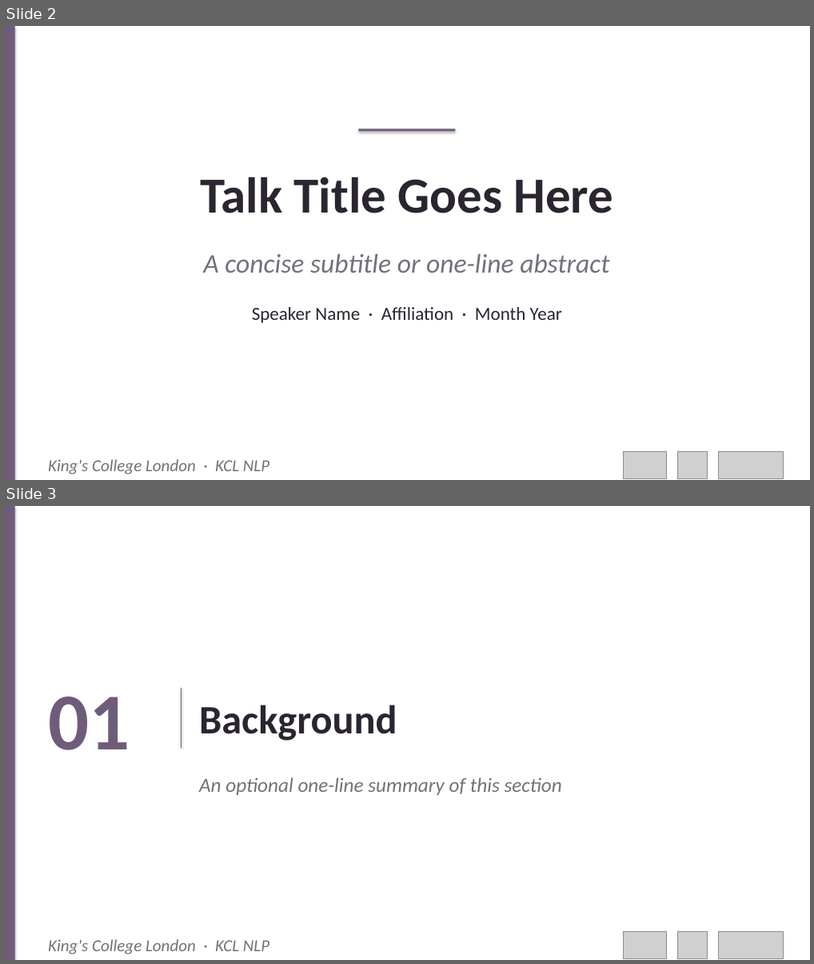
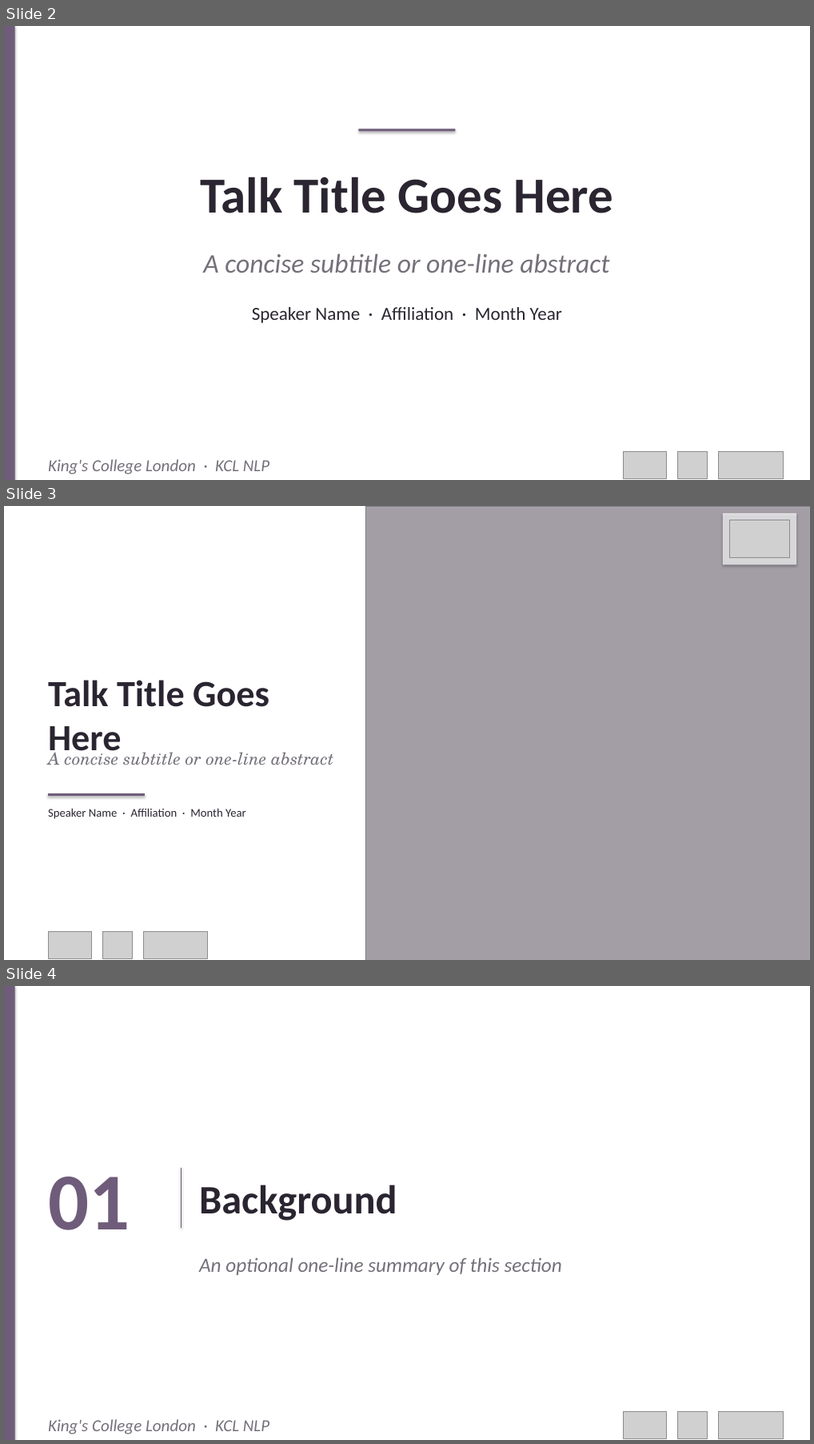
Before and after one commit to preordinary/KCLNLP_SlidesTemplate, a slide deck: templates/deep_plum/KCLNLP_DeepPlum.potx. Shown one above the other, each under a label of ours: slides 2 and 3 before the commit, slides 2, 3 and 4 after it. The pictures are 814x964 and 814x1444 pixels, drawn with LibreOffice and Linux fonts; fonts in the diff are those of the drawing; grey boxes stand for pictures. Boxes give left, top, right and bottom in pixels: in the first picture for what was removed or moved away, otherwise in the second. Text is boxed around its words. In the diff, an @@ line names an element or a change of style, - is before the commit and + after.

```diff
--- a/templates/deep_plum/KCLNLP_DeepPlum.potx
+++ b/templates/deep_plum/KCLNLP_DeepPlum.potx
@@ slide 3 added at [4, 506, 810, 960], background #FFFFFF @@
@@ picture added at [366, 506, 810, 960] @@
@@ rectangle added at [366, 506, 810, 960], fill #6F5C7A at 30% opacity @@
@@ rectangle added at [723, 513, 797, 564], fill #FFFFFF at 70% opacity @@
@@ picture added at [730, 520, 790, 558] @@
@@ text added at [48, 680, 270, 760], 44 pt, text #2A2530, bold @@
+Talk Title Goes Here
@@ text added at [48, 748, 334, 764], 20 pt, text #75707A, italic @@
+A concise subtitle or one-line abstract
@@ rectangle added at [48, 793, 145, 796], fill #6F5C7A @@
@@ text added at [48, 808, 246, 819], 14 pt, text #2A2530 @@
+Speaker Name · Affiliation · Month Year
@@ picture added at [48, 932, 92, 959] @@
@@ picture added at [102, 932, 133, 959] @@
@@ picture added at [143, 932, 208, 959] @@
@@ what was slide 3 is now slide 4 @@
```
Also in this commit, not shown: 7 other files.
